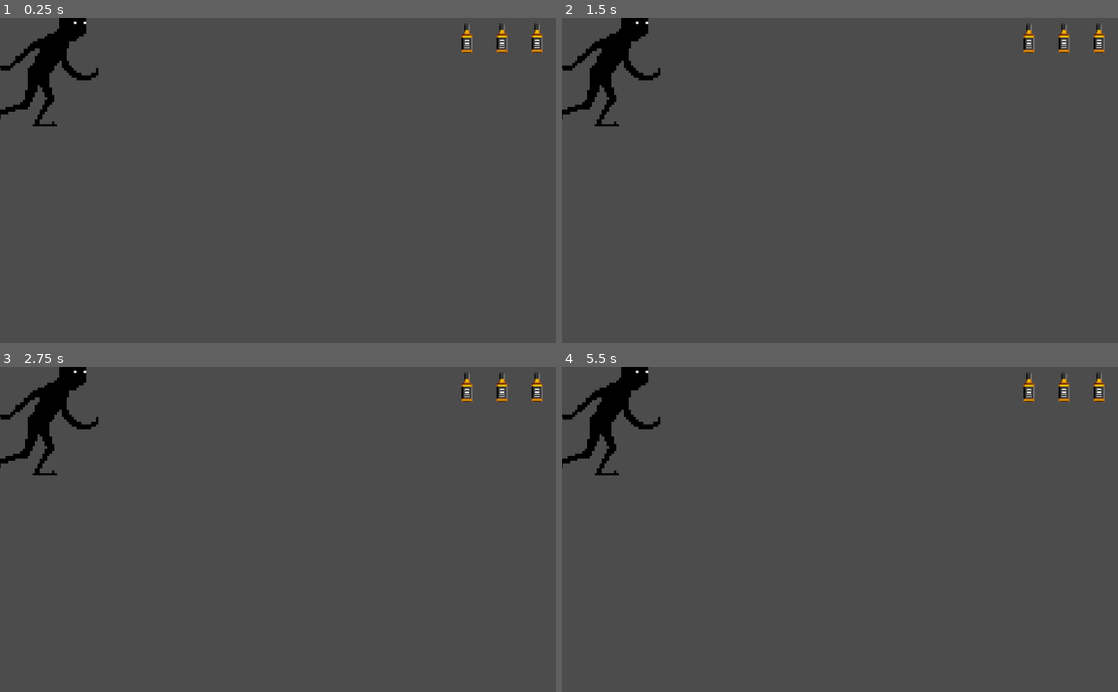
Above: before the commit, frames 1-4 (two rows, left to right).
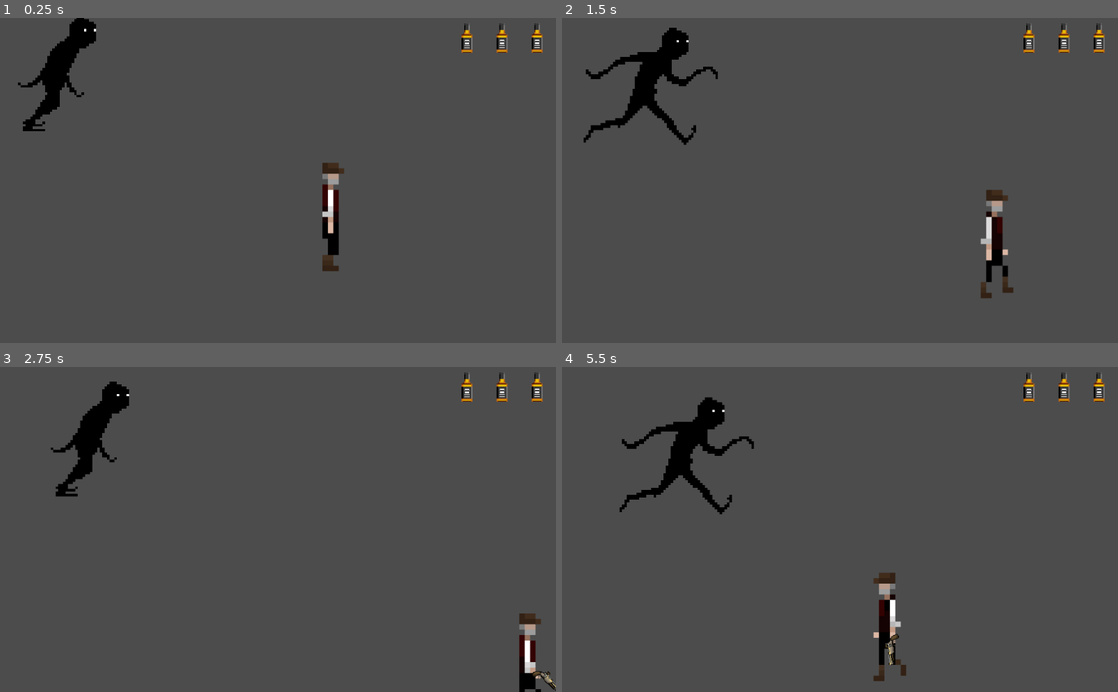
Above: after the commit, the same moments.

Repository: erickpea29/FinalDV
Game: Godot game, scene res://Pruebas.tscn
The game is run twice, just before and just after one commit, with the same random seed, the same clock (stepped at 60 frames per second) and the same inputs. This scene is started directly instead of the project's main scene. Sound files missing from this copy of the repository are replaced by a short silence.
Inputs (mouse positions are in pixels of both pictures, inside the frame that each line leads up to):
- Up to frame 1 (0.25 s): no input
- Up to frame 2 (1.5 s): move the mouse to (962, 164) at 0.52 s; hold Right (ui_right) 0.53-1.28 s; tap G (TakeGun) at 0.6, 1.35 s; move the mouse to (728, 196) at 1.27 s; hold Down (ui_down) from 1.28 s (still down)
- Up to frame 3 (2.75 s): move the mouse to (333, 458) at 2.02 s; release Down (ui_down) at 2.03 s; hold Right (ui_right) from 2.03 s (still down); tap G (TakeGun) at 2.1 s
- Up to frame 4 (5.5 s): move the mouse to (812, 594) at 2.77 s; release Right (ui_right) at 2.78 s; hold Up (ui_up) 2.78-3.53 s; tap G (TakeGun) every 0.75 s from 2.85 to 5.1 s; move the mouse to (1006, 578) at 3.52 s; hold Left (ui_left) 3.53-5.03 s; move the mouse to (673, 480) at 4.27 s; move the mouse to (867, 529) at 5.02 s; hold Down (ui_down) from 5.03 s (still down)

The runs differ from the first frame. In frame 1, 2.7% of the frame differs, in the area x 0-62%, y 0-78%; in frame 2, 4.2%; in frame 3, 3.9%; in frame 4, 4.7%, in the area x 0-62%, y 0-97%.

Commit message:
Agregando animaciones finales y comportamiento de personaje disparando

Diff:
--- a/Pruebas.tscn
+++ b/Pruebas.tscn
@@ -1,5 +1,6 @@
-[gd_scene load_steps=3 format=2]
+[gd_scene load_steps=4 format=2]
 
+[ext_resource path="res://Scenes/Characters/Main_Character_Animation.tscn" type="PackedScene" id=1]
 [ext_resource path="res://Assets/enemy/Enemy.tscn" type="PackedScene" id=2]
 [ext_resource path="res://Scenes/Lives.tscn" type="PackedScene" id=3]
 
@@ -9,3 +10,6 @@
 position = Vector2( 87.9494, 91.9829 )
 
 [node name="Lives" parent="." instance=ExtResource( 3 )]
+
+[node name="Main_Character_Animation" parent="." instance=ExtResource( 1 )]
+position = Vector2( 687.308, 424.264 )
--- a/Scenes/Characters/Main_Character_Animation.tscn
+++ b/Scenes/Characters/Main_Character_Animation.tscn
@@ -18,6 +18,7 @@
 [ext_resource path="res://Assets/Main_Character/Main_Character_Gun/old-man-gun-2.png" type="Texture" id=16]
 [ext_resource path="res://Assets/Main_Character/Main_Character_Gun/old-man-gun-4.png" type="Texture" id=17]
 [ext_resource path="res://Assets/Main_Character/Main_Character_Gun/old-man-gun-7.png" type="Texture" id=18]
+[ext_resource path="res://Assets/Main_Character/Main_Character_Shoot/old-man-gun-shoot-1.png" type="Texture" id=19]
 
 [sub_resource type="SpriteFrames" id=1]
 animations = [ {
@@ -40,6 +41,11 @@
 "loop": true,
 "name": "Main_Character_Gun_Walking",
 "speed": 8.0
+}, {
+"frames": [ ExtResource( 19 ) ],
+"loop": false,
+"name": "Main_Character_Shooting",
+"speed": 5.0
 } ]
 
 [sub_resource type="CapsuleShape2D" id=2]
@@ -52,9 +58,9 @@
 script = ExtResource( 9 )
 
 [node name="AnimatedSprite" type="AnimatedSprite" parent="."]
+position = Vector2( 43.8406, 1.41422 )
 frames = SubResource( 1 )
-animation = "Main_Character_Gun_Walking"
-frame = 3
+animation = "Main_Character_Shooting"
 
 [node name="CollisionShape2D" type="CollisionShape2D" parent="."]
 position = Vector2( 4.91632, 26.1607 )
--- a/Scripts/Main_Character_Animation.gd
+++ b/Scripts/Main_Character_Animation.gd
@@ -4,6 +4,7 @@
 var movimiento = Vector2() #Vector de movimiento de la velocidad
 var con_slide = true #Variable para cambiar entre move_and_slide() y move_and_collide()
 var arma = false
+#var dispara = false
 
 func _ready():
 	self.global_position = Global.player_initial_map_position
@@ -20,21 +21,23 @@
 		movimiento.y += 1
 	if Input.is_action_pressed('ui_up'):
 		movimiento.y -= 1
+
 	movimiento = movimiento.normalized() * velocidad
 
 	if Input.is_action_just_pressed("TakeGun"):
 		arma = !arma
 
 	if movimiento.x != 0 || movimiento.y != 0:
+		#dispara = false
 		$AnimatedSprite.playing = true
 		if arma:
 			$AnimatedSprite.animation = "Main_Character_Gun_Walking"
 		else:
 			$AnimatedSprite.animation = "Main_Character_Walking"
-		#$KinematicBody2D.flip_h = movimiento.x < 0
+			#$KinematicBody2D.flip_h = movimiento.x < 0
 	else:
 		if arma:
-			$AnimatedSprite.animation = "Main_Character_Gun_Idle"
+			$AnimatedSprite.animation = "Main_Character_Shooting"
 		else:
 			$AnimatedSprite.animation = "Main_Character_Idle"
 		$AudioStreamPlayer2D.pitch_scale = rand_range(0.8, 1.2)
--- a/project.godot
+++ b/project.godot
@@ -36,6 +36,11 @@
 "events": [ Object(InputEventKey,"resource_local_to_scene":false,"resource_name":"","device":0,"alt":false,"shift":false,"control":false,"meta":false,"command":false,"pressed":false,"scancode":71,"unicode":0,"echo":false,"script":null)
  ]
 }
+Shoot={
+"deadzone": 0.5,
+"events": [ Object(InputEventKey,"resource_local_to_scene":false,"resource_name":"","device":0,"alt":false,"shift":false,"control":false,"meta":false,"command":false,"pressed":false,"scancode":70,"unicode":0,"echo":false,"script":null)
+ ]
+}
 
 [layer_names]
 
Binary file added: Assets/Main_Character/Main_Character_Shoot/old-man-gun-shoot-1.png
Not shown, added: Assets/Main_Character/Main_Character_Shoot/old-man-gun-shoot-1.png.import
Not shown: 1 places in Scenes/Characters/Main_Character_Animation.tscn that only renumber resources
